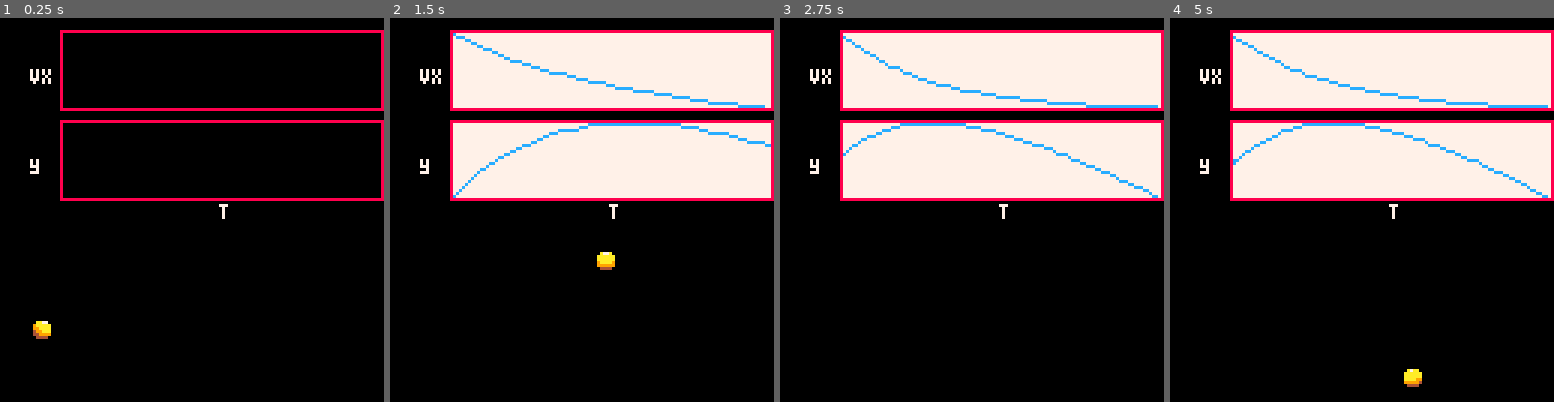
Above: before the commit, frames 1-4 (left to right).
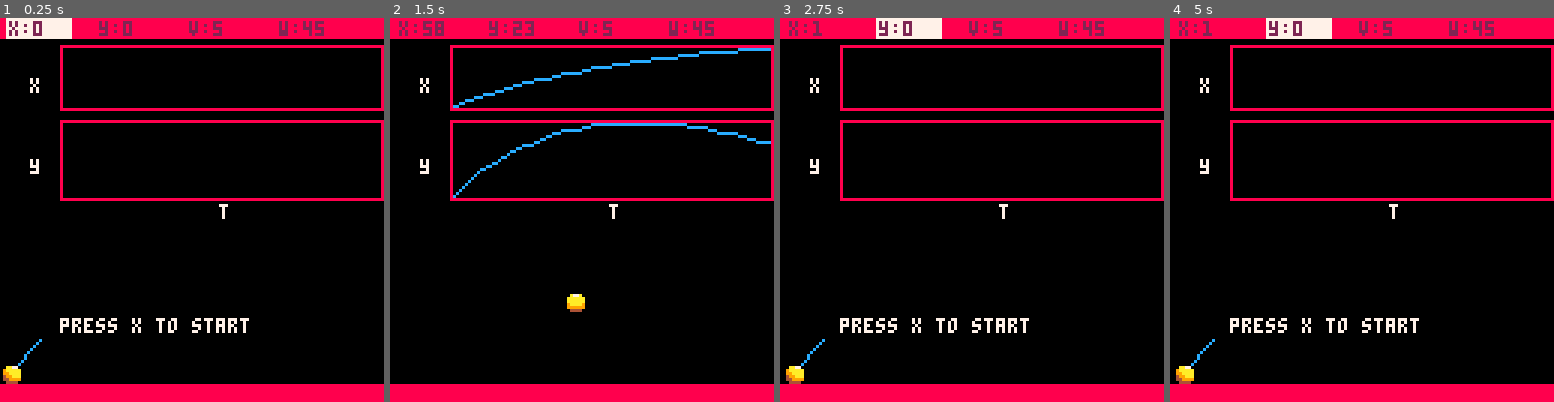
Above: after the commit, the same moments.

Repository: HeiLaut/pico8-physics-simulations
Game: PICO-8 cartridge carts/wurf.p8
Same seed, same stepped clock (60 frames per second), same inputs: the game is played once before the commit and once after it.
Inputs:
- Up to frame 1 (0.25 s): no input
- Up to frame 2 (1.5 s): tap X (X key) at 0.33, 1.07 s; tap O (Z key) at 0.7 s
- Up to frame 3 (2.75 s): hold Right 1.6-2.1 s; tap O (Z key) at 1.7, 2.1, 2.5 s; tap X (X key) at 1.85 s; hold Up 2.15-2.42 s; hold Right from 2.47 s (still down)
- Up to frame 4 (5 s): tap O (Z key) every 0.4 s from 2.9 to 4.9 s; tap X (X key) at 2.97, 4.08 s; release Right at 3.03 s; hold Left 3.08-3.58 s; hold Down 3.63-3.97 s; hold Right 4.02-4.68 s; hold Up from 4.73 s (still down)

The runs differ from the first frame. In frame 1, 12% of the frame differs, in the area x 0-100%, y 0-100%; in frame 2, 41%; in frame 3, 42%; in frame 4, 42%.

Commit message:
changed file wurf

Diff:
--- a/carts/wurf1.p8
+++ b/carts/wurf.p8
@@ -3,14 +3,19 @@
 __lua__
 function _init()
 	cls()
+	c=1
  g = 0.1--gravity
- create_kugel()
  --arrays to plot the data
- x,x2={},{}
- y,y2={},{}
+	reset_dia_data()
  t=0
  lineplot = true
- play = false
+ play =false
+ res=true
+
+ --x0,y0,v0,w0=0,115,5,50
+	create_kugel(0,115,5,45)
+
+
 end
 
 function _update()
@@ -22,18 +27,17 @@
  draw_kugel()
 end
 -->8
-function create_kugel()
+function create_kugel(_x,_y,_v,_w)
  k = {
- x = 10,
- y = 100,
- v = 5,
- w = 45,
+ x = _x,
+ y = _y,
+ v = _v,
+ w = _w,
  c=0.05,
  ddx = 0,
  ddy = 0
 }
-	k.dx = cos(k.w/360)*k.v
-	k.dy = sin(k.w/360)*k.v
+	calc_vel()
 
 end
 
@@ -42,22 +46,38 @@
 function draw_kugel()
 		cls()
 		local sp = 1
-		plot(x,y,20,30,107,25,12,
-							"","vx",false)
+
+		plot(x,y,20,30,107,20,12,
+							"","x",false)
+
 		plot(x2,y2,20,60,107,25,12,
 							"t","y",false)
 		if (k.x>128/5) sp =2
 		if (k.x>128*2/5) sp =3
 		if (k.x>128*3/5) sp =4
 		if (k.x>128*4/5) sp =5
+
+		--draw vel-vector
+		if not (play) then
+	 	line(k.x+3,k.y+3,k.x+3+3*k.dx,k.y+3+3*k.dy,12)
+
+	 end
+
+ 	--draw ball
  	spr(sp,k.x,k.y)
+ 	if not play and not res then
+ 		print("press c to reset",20,100,7)
+ 	elseif not play then
+ 		print("press x to start",20,100,7)
+		end
+		draw_controls()
+
 end
 
 function update_kugel()
- if (btnp(❎)) and not play then
-  _init()
-  play = true
- end
+-- if (btnp(❎)) and not play then
+--
+-- end
 
  if play then
  	 t+=1
@@ -86,19 +106,25 @@
 
 		-- adding data to the plot arrays
 		add(x,t)
-	 add(y,k.dx)
+	 add(y,k.x)
 
 		add(x2,t)
 		add(y2,-k.y)
-		if k.y>128 then
+		if k.y>114 then
+		 k.y=115
 			play = false
-		end
-	end
-…(5 lines of a section not shown)…
+			t=0
+		end
+		if k.x>121 or k.x<0 then
+			k.dx=-k.dx
+		end
+		if k.y<6 then
+		 k.y=7
+		 k.dy=-k.dy
+		end
+	end
+
+	controls()
 end
 
 function plot(_x,_y,_x2,_y2,_w,_h,_col,_lx,_ly,_sca)
@@ -112,7 +138,7 @@
 
  --if (#_x != #_y) return print("lenght of data not equal")
  if (#x > 0) then
-  rectfill(_x2,_y2-1,_x2+_w-1,_y2-_h-1,7)
+  rectfill(_x2,_y2-1,_x2+_w-1,_y2-_h-1,0)
 	 local x_max=max_list(_x)[1]
 	 local y_max=max_list(_y)[1]
 	 local x_min=max_list(_x)[2]
@@ -172,11 +198,92 @@
  return {_ma,_mi}
 
 end
+-->8
+--controls
+function draw_controls()
+	local var=
+		{"x:","y:","v:","w:"}
+	local pos=
+	 {3,33,63,93}
+	rectfill(0,0,128,6,8)
+	rectfill(0,122,128,128,8)
+
+	if res then
+		rectfill(pos[c]-1,0,pos[c]+20,6,7)
+	end
+
+	print(var[1]..flr(k.x),pos[1],1,2)
+	print(var[2]..flr(115-k.y),pos[2],1,2)
+	print(var[3]..round(k.v,3),pos[3],1,2)
+	print(var[4]..round(k.w,1),pos[4],1,2)
+
+end
+
+function controls()
+	if btnp(❎)
+ and play==false
+ and res==true then
+ 	--calculate start vel
+ 	calc_vel()
+
+  x0,y0,v0,w0=k.x,k.y,k.v,k.w
+  play = true
+  res = false
+
+ end
+
+ if btnp(🅾️) and not(play or res) then
+		create_kugel(x0,y0,v0,w0)
+		reset_dia_data()
+		res = true
+	end
+	if res then
+		if(btnp(➡️)) c+=1
+		if(btnp(⬅️)) c-=1
+
+		if(btnp(⬆️))then
+			if(c==1)k.x+=1
+			if(c==2)k.y-=1
+			if(c==3)k.v+=1
+			if(c==4)k.w+=5
+		end
+
+		if(btnp(⬇️))then
+			if(c==1)k.x-=1
+			if(c==2)k.y+=1
+			if(c==3)k.v-=1
+			if(c==4)k.w-=5
+		end
+		calc_vel()
+		c=mid(1,c,4)
+		k.x=mid(0,k.x,30)
+		k.y=mid(20,k.y,115)
+		k.v=mid(0,k.v,15)
+		k.w=mid(-90,k.w,90)
+	end
+end
+
+function round(z,d)
+ return flr((z)*d)/d
+end
+-->8
+-- helper
+
+function reset_dia_data()
+	x,x2={},{}
+ y,y2={},{}
+end
+
+function calc_vel()
+	k.dx = cos(k.w/360)*k.v
+	k.dy = sin(k.w/360)*k.v
+end
 __gfx__
 00000000000000000000000000000000000000000000000000000000000000000000000000000000000000000000000000000000000000000000000000000000
 0000000000aa770000aa7a0000a77a0000a7aa000077aa0000000000000000000000000000000000000000000000000000000000000000000000000000000000
 0070070009aaaaa00aaaaaa00aaaaaa00aaaaaa00aaaaa9000000000000000000000000000000000000000000000000000000000000000000000000000000000
 00077000099aaaa00aaaaaa00aaaaaa00aaaaaa00aaaa99000000000000000000000000000000000000000000000000000000000000000000000000000000000
 000770000499aaa0099aaaa009aaaa900aaaa9900aaa994000000000000000000000000000000000000000000000000000000000000000000000000000000000
-00700700044999900499999009999990099999400999944000000000000000000000000000000000000000000000000000000000000000000000000000000000
-00000000004444000044440000444400004444000044440000000000000000000000000000000000000000000000000000000000000000000000000000000000
+00700700044999900499999009999990099999400999944000000000000000006660000000000000000000000000000000000000000000000000000000000000
+00000000004444000044440000444400004444000044440000000000000000000660000000000000000000000000000000000000000000000000000000000000
+00000000000000000000000000000000000000000000000000000000000000006060000000000000000000000000000000000000000000000000000000000000
